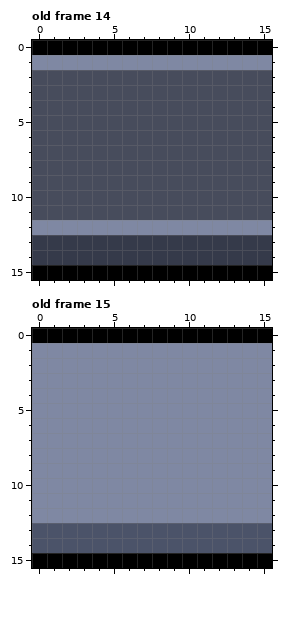
One commit to this pixel-art file: Core/assets/textures/sprite test.ase. The first picture shows the starting point.
16x16 pixels, 23 frames. Shown: old frame 14, old frame 15. The commit also changed other frames, which this record leaves out.
Now the later version:
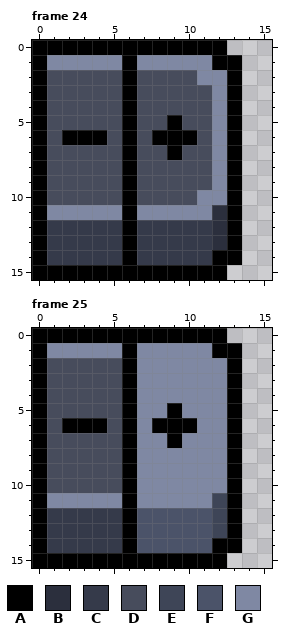
Palette (. is transparent): A #000000  B #2b2f3d  C #353a4a  D #474c5c  E #3e4557  F #4b5369  G #7f88a3
A new or re-ordered frame is compared with the old frame closest to it.
From old to new:
frames 23 -> 32
Frame 24 is new; against old frame 14, layer "white tile":
y 0: x 13..15 AAA -> ...
y 1: x 0 G -> A; x 6 G -> A; x 12..15 GGGG -> AA..
y 2: x 0 D -> A; x 6 D -> A; x 11..15 DDDDD -> GGA..
y 3..4: x 0 D -> A; x 6 D -> A; x 12..15 DDDD -> GA..
y 5: x 0 D -> A; x 6 D -> A; x 9 D -> A; x 12..15 DDDD -> GA..
y 6: x 0 D -> A; x 2..4 DDD -> AAA; x 6 D -> A; x 8..10 DDD -> AAA; x 12..15 DDDD -> GA..
y 7: x 0 D -> A; x 6 D -> A; x 9 D -> A; x 12..15 DDDD -> GA..
y 8..9: x 0 D -> A; x 6 D -> A; x 12..15 DDDD -> GA..
y 10: x 0 D -> A; x 6 D -> A; x 11..15 DDDDD -> GGA..
y 11: x 0..15 DDDDDDDDDDDDDDDD -> AGGGGGAGGGGGBA..
y 12: x 0..15 GGGGGGGGGGGGGGGG -> ACCCCCACCCCCBA..
y 13: x 0 C -> A; x 6 C -> A; x 12..15 CCCC -> BA..
y 14: x 0 C -> A; x 6 C -> A; x 12..15 CCCC -> AA..
y 15: x 13..15 AAA -> ...
Frame 25 is new; against old frame 15, layer "white tile":
y 0: x 13..15 AAA -> ...
y 1: x 0 G -> A; x 6 G -> A; x 12..15 GGGG -> AA..
y 2..4: x 0..6 GGGGGGG -> ADDDDDA; x 13..15 GGG -> A..
y 5: x 0..6 GGGGGGG -> ADDDDDA; x 9 G -> A; x 13..15 GGG -> A..
y 6: x 0..6 GGGGGGG -> ADAAADA; x 8..10 GGG -> AAA; x 13..15 GGG -> A..
y 7: x 0..6 GGGGGGG -> ADDDDDA; x 9 G -> A; x 13..15 GGG -> A..
y 8..10: x 0..6 GGGGGGG -> ADDDDDA; x 13..15 GGG -> A..
y 11: x 0 G -> A; x 6 G -> A; x 12..15 GGGG -> EA..
y 12: x 0..15 GGGGGGGGGGGGGGGG -> ACCCCCAFFFFFEA..
y 13: x 0..6 FFFFFFF -> ACCCCCA; x 12..15 FFFF -> EA..
y 14: x 0..6 FFFFFFF -> ACCCCCA; x 12..15 FFFF -> AA..
y 15: x 13..15 AAA -> ...
Changed places in both pictures, as pixel boxes (x1, y1, x2, y2):
changed: (32, 40, 272, 280)
changed: (32, 328, 272, 568)
